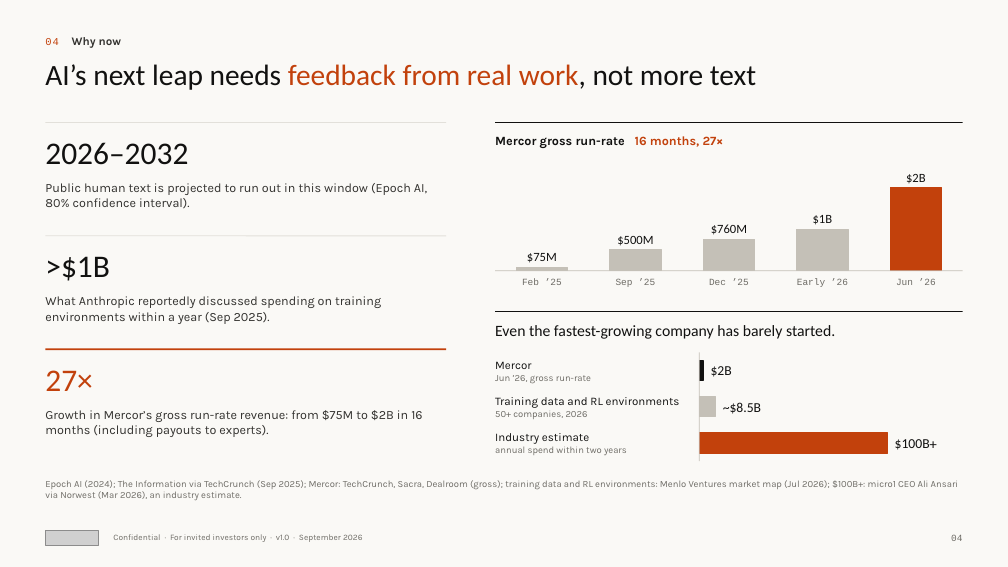
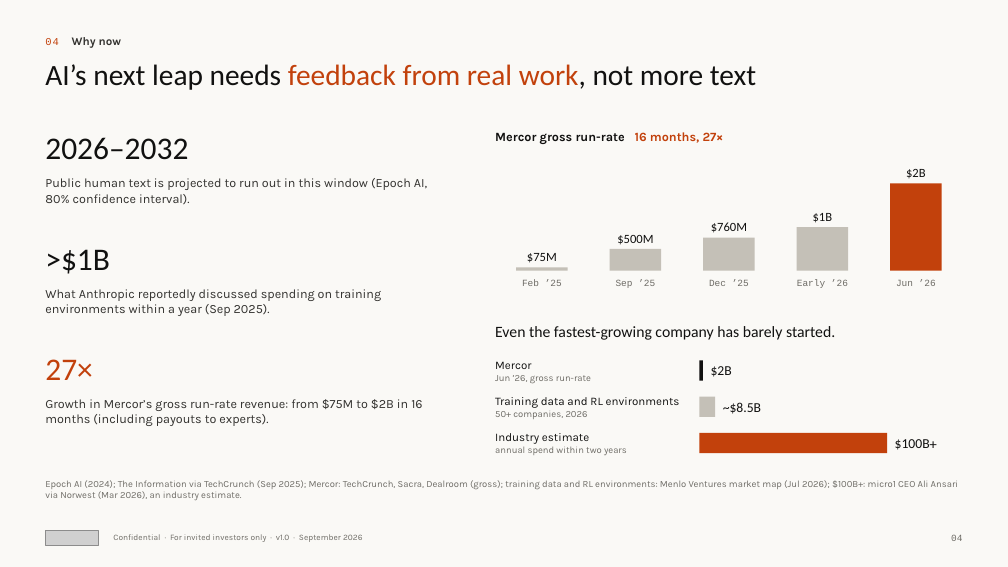
Before and after one commit to wangchen0802/Delta1, a slide deck: slide 4 of SimReal-Seed-Deck-EN.pptx. Drawn at 1008x567 pixels with LibreOffice and Linux fonts; fonts in the diff are those of the drawing; grey boxes stand for pictures. Boxes give left, top, right and bottom in pixels: in the first picture for what was removed or moved away, otherwise in the second. Text is boxed around its words. In the diff, an @@ line names an element or a change of style, - is before the commit and + after.

```diff
--- a/SimReal-Seed-Deck-EN.pptx
+++ b/SimReal-Seed-Deck-EN.pptx
@@ line removed from (45, 123) to (446, 123) @@
@@ line removed from (495, 123) to (963, 123) @@
@@ rectangle at box(890, 184, 941, 271): outline #C2410C 1 pt to none @@
@@ rectangle: place and size @@
-rectangle at box(890, 188, 941, 271)
+rectangle at box(890, 184, 941, 271)
@@ line removed from (45, 236) to (446, 236) @@
@@ outline #C4C0B7 1 pt to none in 5 elements at box(516, 268, 568, 271), box(699, 397, 715, 417), box(703, 237, 755, 271), box(609, 249, 661, 271), box(797, 227, 848, 271) @@
@@ 5 texts: place and size @@
-5 texts at box(45, 136, 926, 324)
+5 texts at box(45, 132, 926, 316)
@@ line removed from (495, 271) to (963, 271) @@
@@ line removed from (495, 312) to (963, 312) @@
@@ line removed from (45, 349) to (446, 349) @@
@@ line removed from (699, 352) to (699, 461) @@
@@ 3 texts: place and size @@
-3 texts at box(45, 256, 422, 437)
+3 texts at box(45, 249, 422, 426)
@@ rectangle at box(699, 433, 887, 454): outline #C2410C 1 pt to none @@
```
Also in this commit, not shown: 16 other slides changed, 4 other files.
